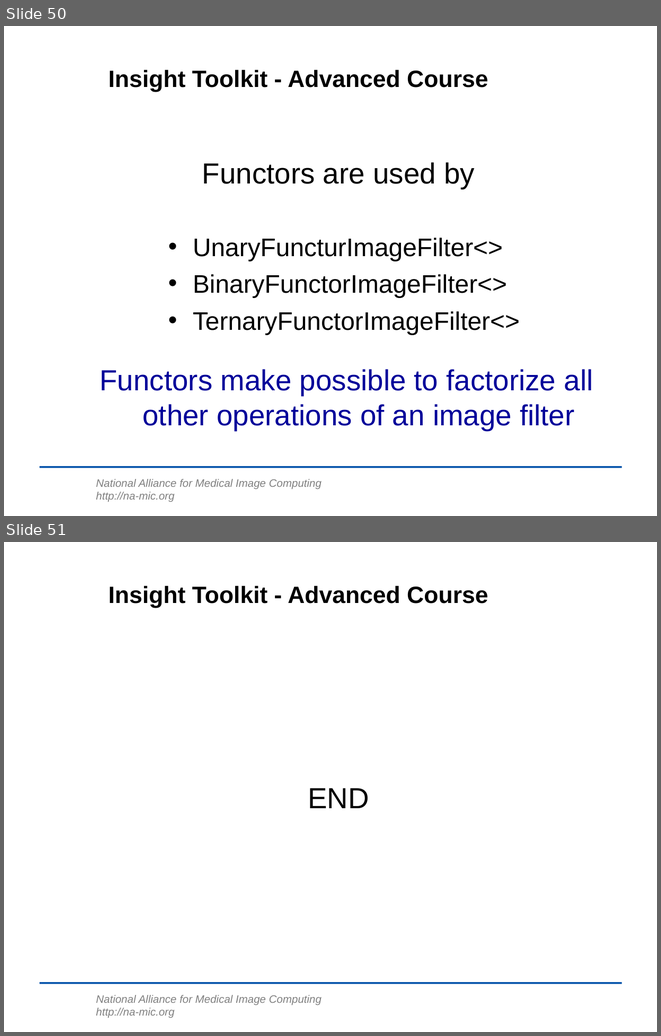
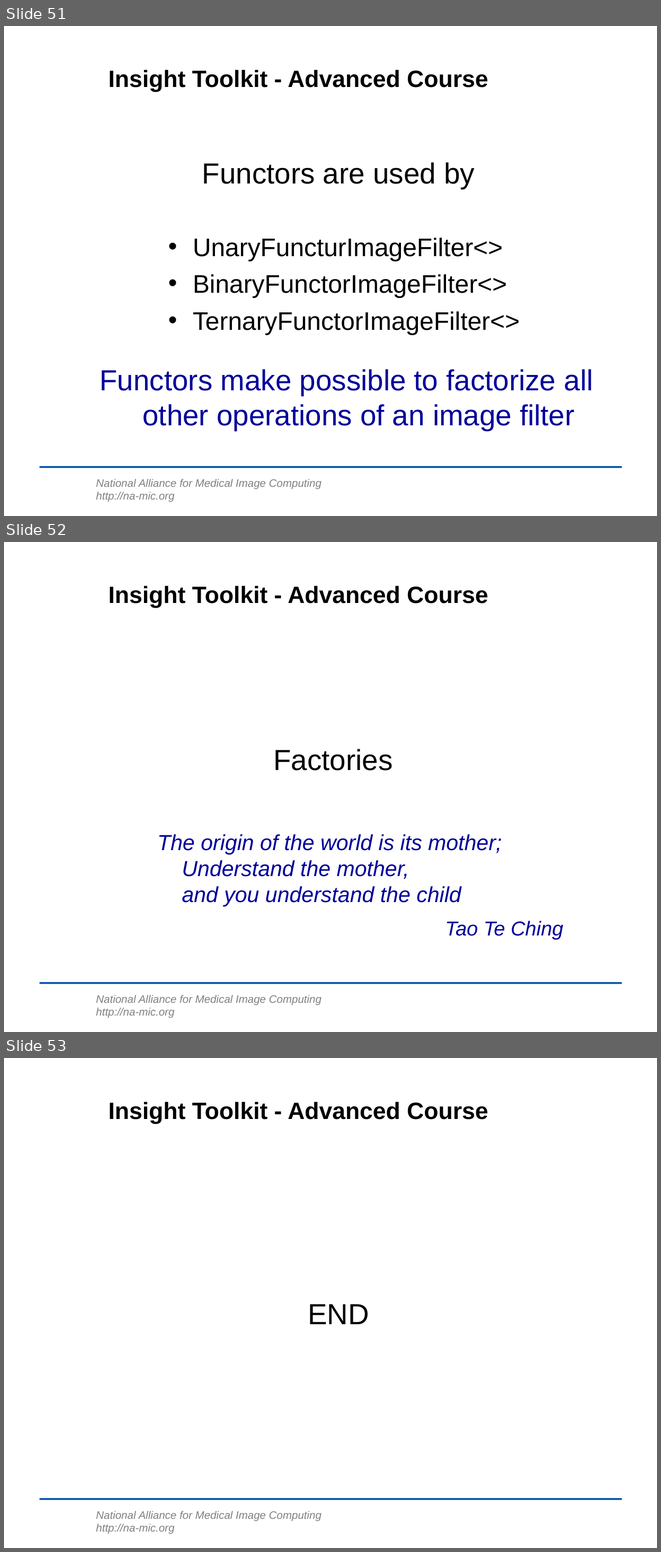
Before and after one commit to lheckemann/namic-sandbox, a slide deck: ITKAdvancedCourse/doc/presentations/Insight-DesignPatterns.ppt. Shown one above the other, each under a label of ours: slides 50 and 51 before the commit, slides 51, 52 and 53 after it. The pictures are 661x1036 and 661x1552 pixels, drawn with LibreOffice and Linux fonts; fonts in the diff are those of the drawing; background and template pictures are left out. Boxes give left, top, right and bottom in pixels: in the first picture for what was removed or moved away, otherwise in the second. Text is boxed around its words. In the diff, an @@ line names an element or a change of style, - is before the commit and + after.

Commit message:
ENH: Exercise added for ImageLinearIterator.      Starting with Factories.

```diff
--- a/ITKAdvancedCourse/doc/presentations/Insight-DesignPatterns.ppt
+++ b/ITKAdvancedCourse/doc/presentations/Insight-DesignPatterns.ppt
@@ slide 52 added at (x1=4, y1=542, x2=657, y2=1032), background #FFFFFF; not listed: 2 template elements that a slide beside it also shows @@
@@ title added at (x1=108, y1=585, x2=488, y2=608), 26 pt, text #000000, bold @@
+Insight Toolkit - Advanced Course
@@ text added at (x1=273, y1=749, x2=392, y2=770), 32 pt, text #000000 @@
+Factories
@@ text added at (x1=157, y1=834, x2=502, y2=907), 24 pt, text #000099, italic @@
+The origin of the world is its mother;
+Understand the mother,
+and you understand the child
@@ text added at (x1=445, y1=920, x2=563, y2=939), 22.2 pt, text #000099, italic @@
+Tao Te Ching
@@ what was slide 50 is now slide 51 @@
@@ what was slide 51 is now slide 53 @@
```
Also in this commit, not shown: 2 slides changed, 1 other slide added.
